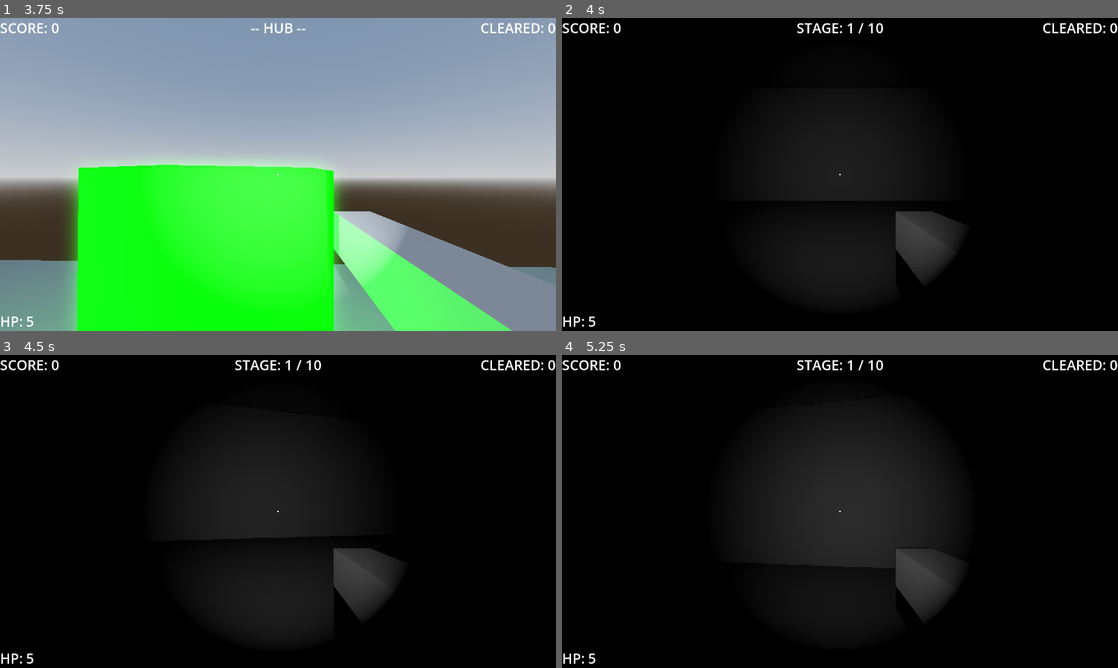
Above: before the commit, frames 1-4 (two rows, left to right).
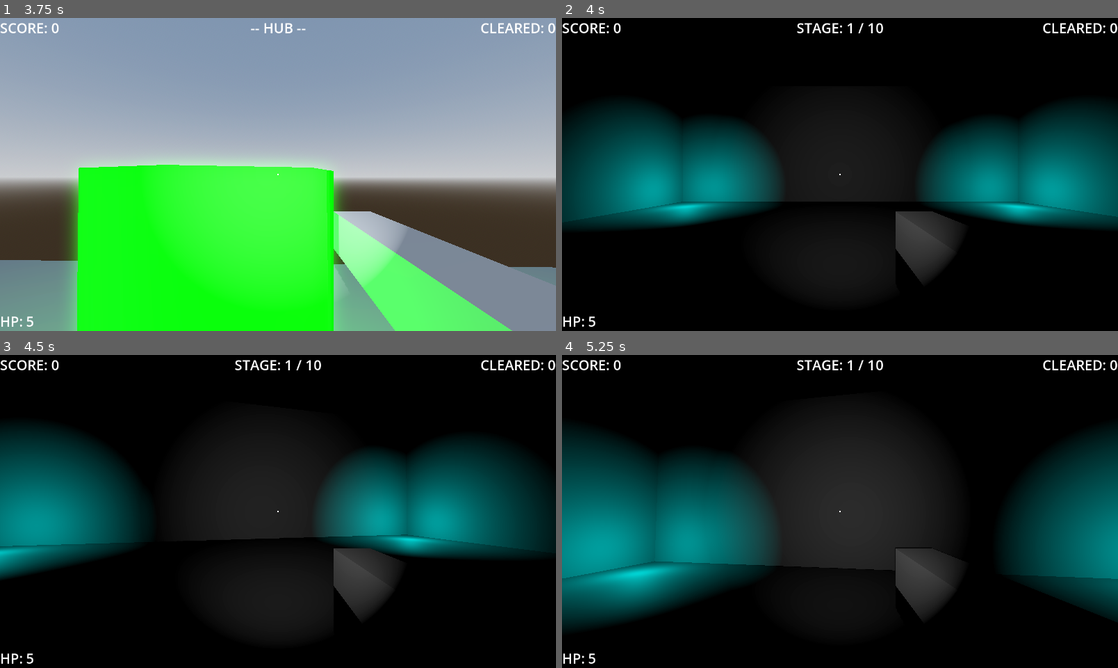
Above: after the commit, the same moments.

Repository: EnderiousGaming/R0-0TRoguelike
Game: Godot game, scene res://scenes/main_menu.tscn
The game is run twice, just before and just after one commit, with the same random seed, the same clock (stepped at 60 frames per second) and the same inputs.
Inputs (mouse positions are in pixels of both pictures, inside the frame that each line leads up to):
- Up to frame 1 (3.75 s): click "Start" at 0.5 s; tap Enter (ui_accept) at 1.25, 1.52, 2.27 s; move the mouse to (305, 174) at 1.27 s; press the mouse at (305, 174) at 1.28 s; hold Up (ui_up) from 1.28 s (still down); move the mouse to (250, 174) at 2.02 s; release the mouse at (250, 174) at 2.03 s; click (250, 174) at 2.1 s; move the mouse to (289, 168) at 2.77 s; press the mouse at (289, 168) at 2.78 s; move the mouse to (272, 180) at 3.52 s; release the mouse at (272, 180) at 3.53 s; click (272, 180) at 3.6 s
- Up to frame 2 (4 s): keep holding Up (ui_up); tap Enter (ui_accept) at 3.77 s
- Up to frame 3 (4.5 s): keep holding Up (ui_up); move the mouse to (316, 514) at 4.27 s; press the mouse at (316, 514) at 4.28 s
- Up to frame 4 (5.25 s): keep holding Up (ui_up); tap Enter (ui_accept) at 4.52 s; move the mouse to (795, 508) at 5.02 s; release the mouse at (795, 508) at 5.03 s; click (795, 508) at 5.1 s

Frame 1 is identical in both runs. In frame 2, 23% of the frame differs, in the area x 0-100%, y 28-67%; in frame 3, 22%; in frame 4, 26%, in the area x 0-100%, y 24-87%.

Commit message:
Removed ceiling, made enemies glow, fixed hp display bug, and added lights to arena

Diff:
--- a/scenes/enemy.tscn
+++ b/scenes/enemy.tscn
@@ -6,6 +6,9 @@
 
 [sub_resource type="StandardMaterial3D" id="StandardMaterial3D_4ra3w"]
 albedo_color = Color(1, 0, 0, 1)
+emission_enabled = true
+emission = Color(1, 0, 0, 1)
+emission_energy_multiplier = 1.5
 
 [sub_resource type="BoxMesh" id="BoxMesh_5uy6h"]
 material = SubResource("StandardMaterial3D_4ra3w")
@@ -21,6 +24,10 @@
 [node name="MeshInstance3D" type="MeshInstance3D" parent="." unique_id=442172353]
 mesh = SubResource("BoxMesh_5uy6h")
 
+[node name="OmniLight3D" type="OmniLight3D" parent="MeshInstance3D" unique_id=545117938]
+light_color = Color(1, 0, 0, 1)
+light_energy = 1.5
+
 [node name="Hitbox" type="Area3D" parent="." unique_id=401828642]
 
 [node name="CollisionShape3D" type="CollisionShape3D" parent="Hitbox" unique_id=226766134]
--- a/scenes/world.tscn
+++ b/scenes/world.tscn
@@ -9,6 +9,11 @@
 [sub_resource type="Environment" id="Environment_4wyf3"]
 background_mode = 1
 ambient_light_source = 2
+glow_enabled = true
+glow_intensity = 0.75
+glow_strength = 1.5
+volumetric_fog_enabled = true
+volumetric_fog_albedo = Color(0.2062256, 0.00012639136, 0.66189396, 1)
 
 [node name="World" type="Node3D" unique_id=928174374]
 script = ExtResource("1_71j4m")
@@ -16,11 +21,30 @@
 [node name="WorldEnvironment" type="WorldEnvironment" parent="." unique_id=857040349]
 environment = SubResource("Environment_4wyf3")
 
-[node name="CSGBox3D" type="CSGBox3D" parent="." unique_id=96458215]
-transform = Transform3D(1, 0, 0, 0, 1, 0, 0, 0, 1, 0, 5, 0)
+[node name="Floor" type="CSGBox3D" parent="." unique_id=96458215]
+transform = Transform3D(1, 0, 0, 0, 1, 0, 0, 0, 1, 0, -0.52477455, 0)
 use_collision = true
-flip_faces = true
-size = Vector3(30, 10, 30)
+size = Vector3(30, 1, 30)
+
+[node name="Wall1" type="CSGBox3D" parent="." unique_id=1877503622]
+transform = Transform3D(1, 0, 0, 0, 1, 0, 0, 0, 1, 0, 5, 15)
+use_collision = true
+size = Vector3(30, 10, 1)
+
+[node name="Wall2" type="CSGBox3D" parent="." unique_id=1936209788]
+transform = Transform3D(1, 0, 0, 0, 1, 0, 0, 0, 1, 0, 5, -15)
+use_collision = true
+size = Vector3(30, 10, 1)
+
+[node name="Wall3" type="CSGBox3D" parent="." unique_id=610390899]
+transform = Transform3D(-4.371139e-08, 0, 1, 0, 1, 0, -1, 0, -4.371139e-08, 15, 5, 0)
+use_collision = true
+size = Vector3(30, 10, 1)
+
+[node name="Wall4" type="CSGBox3D" parent="." unique_id=1473611356]
+transform = Transform3D(-4.371139e-08, 0, 1, 0, 1, 0, -1, 0, -4.371139e-08, -15, 5, 0)
+use_collision = true
+size = Vector3(30, 10, 1)
 
 [node name="Player" parent="." unique_id=665301636 instance=ExtResource("1_nnsk1")]
 transform = Transform3D(1, 0, 0, 0, 1, 0, 0, 0, 1, -0.9011092, 1.6220384, 4.196512)
@@ -29,14 +53,34 @@
 [node name="SpawnPoint1" type="Marker3D" parent="." unique_id=920363747 groups=["spawn_point"]]
 transform = Transform3D(1, 0, 0, 0, 1, 0, 0, 0, 1, -12.23715, 1.1726885, -11.881229)
 
+[node name="OmniLight3D" type="OmniLight3D" parent="SpawnPoint1" unique_id=1048650695]
+light_color = Color(0, 1, 1, 1)
+light_energy = 2.5
+omni_range = 7.5
+
 [node name="SpawnPoint2" type="Marker3D" parent="." unique_id=1351586185 groups=["spawn_point"]]
 transform = Transform3D(1, 0, 0, 0, 1, 0, 0, 0, 1, -12.23715, 1.1726885, 12.727886)
+
+[node name="OmniLight3D2" type="OmniLight3D" parent="SpawnPoint2" unique_id=1258567554]
+light_color = Color(0, 1, 1, 1)
+light_energy = 2.5
+omni_range = 7.5
 
 [node name="SpawnPoint3" type="Marker3D" parent="." unique_id=1738373226 groups=["spawn_point"]]
 transform = Transform3D(1, 0, 0, 0, 1, 0, 0, 0, 1, 12.204111, 1.1726885, -11.881229)
 
+[node name="OmniLight3D3" type="OmniLight3D" parent="SpawnPoint3" unique_id=1425842088]
+light_color = Color(0, 1, 1, 1)
+light_energy = 2.5
+omni_range = 7.5
+
 [node name="SpawnPoint4" type="Marker3D" parent="." unique_id=1129416828 groups=["spawn_point"]]
 transform = Transform3D(1, 0, 0, 0, 1, 0, 0, 0, 1, 12.802603, 1.1726885, 9.608738)
+
+[node name="OmniLight3D4" type="OmniLight3D" parent="SpawnPoint4" unique_id=1971272187]
+light_color = Color(0, 1, 1, 1)
+light_energy = 2.5
+omni_range = 7.5
 
 [node name="WaveDirector" type="Node3D" parent="." unique_id=1922651044]
 script = ExtResource("3_4wyf3")
--- a/scripts/player.gd
+++ b/scripts/player.gd
@@ -114,9 +114,13 @@
 
 # --- PLAYER SURVIVAL LOGIC ---
 func take_damage(amount):
-	# Subtract from the global brain, not the local body!
+	# 1. Subtract the damage from the GLOBAL health pool
 	RunManager.current_health -= amount
 
+	# 2. Instantly force the HUD to show the new global number
+	health_display.text = "HP: " + str(RunManager.current_health)
+
+	# 3. Check for system failure
 	if RunManager.current_health <= 0:
 		die()
 
